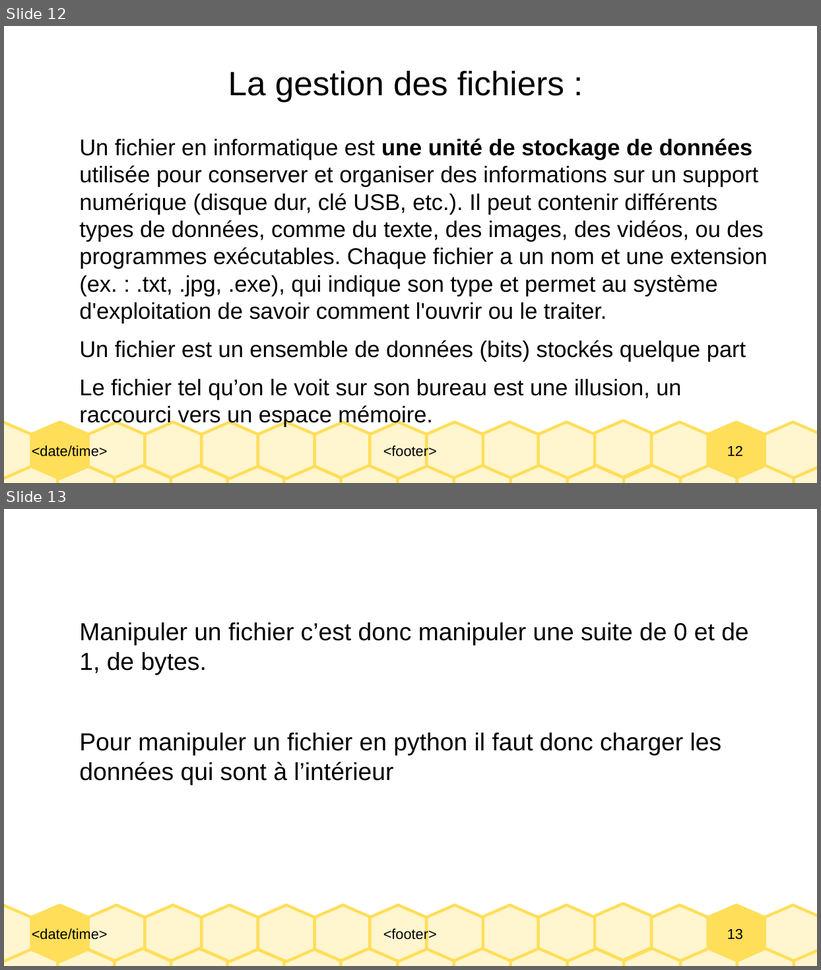
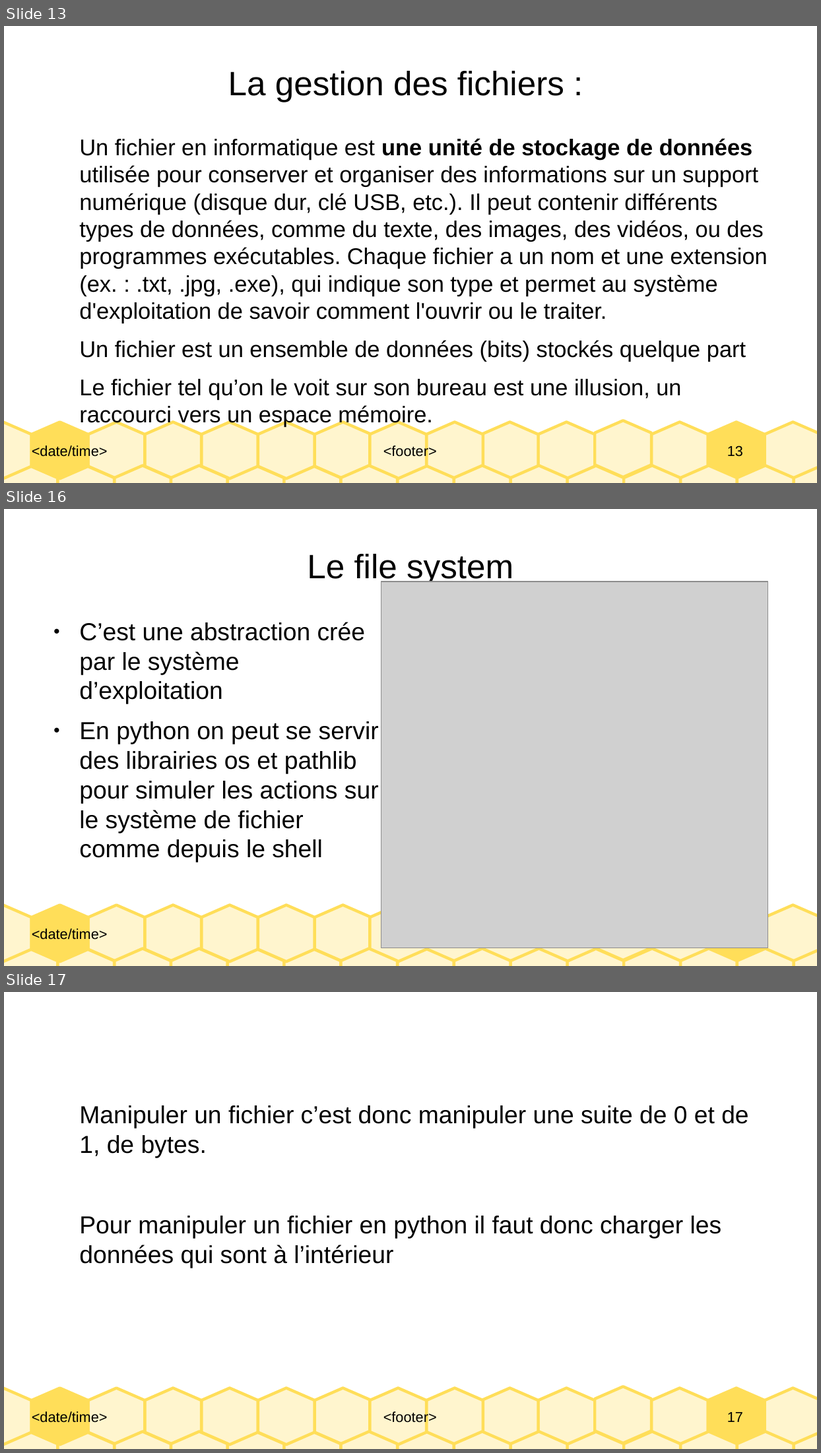
Before and after one commit to Dinarque/INALCO_Techniques_web_en_python_2025, a slide deck: cours/INALCO_C1_gestion_de_fichiers.odp. Shown one above the other, each under a label of ours: slides 12 and 13 before the commit, slides 13, 16 and 17 after it; the slides between them are not shown. The pictures are 821x970 and 821x1453 pixels, drawn with LibreOffice and Linux fonts; fonts in the diff are those of the drawing; grey boxes stand for pictures. Boxes give left, top, right and bottom in pixels: in the first picture for what was removed or moved away, otherwise in the second. Text is boxed around its words. In the diff, an @@ line names an element or a change of style, - is before the commit and + after.

```diff
--- a/cours/INALCO_C1_gestion_de_fichiers.odp
+++ b/cours/INALCO_C1_gestion_de_fichiers.odp
@@ slide 16 added at box(4, 509, 817, 966), background #FFFFFF; not listed: 31 template elements that a slide beside it also shows @@
@@ title added at box(307, 554, 514, 586), 33 pt, text #000000 @@
+Le file system
@@ picture added at box(382, 582, 768, 948) @@
@@ text added at box(79, 622, 379, 863), 24 pt, text #000000 @@
+● C’est une abstraction crée par le système d’exploitation
+● En python on peut se servir des librairies os et pathlib pour simuler les actions sur le système de fichier comme depuis le shell
@@ what was slide 12 is now slide 13 @@
@@ page number at box(727, 446, 743, 457): text changed @@
-12
+13
@@ what was slide 13 is now slide 17 @@
@@ page number at box(727, 1412, 743, 1422): text changed @@
-13
+17
```
Also in this commit, not shown: 2 slides changed, 4 other slides added.
